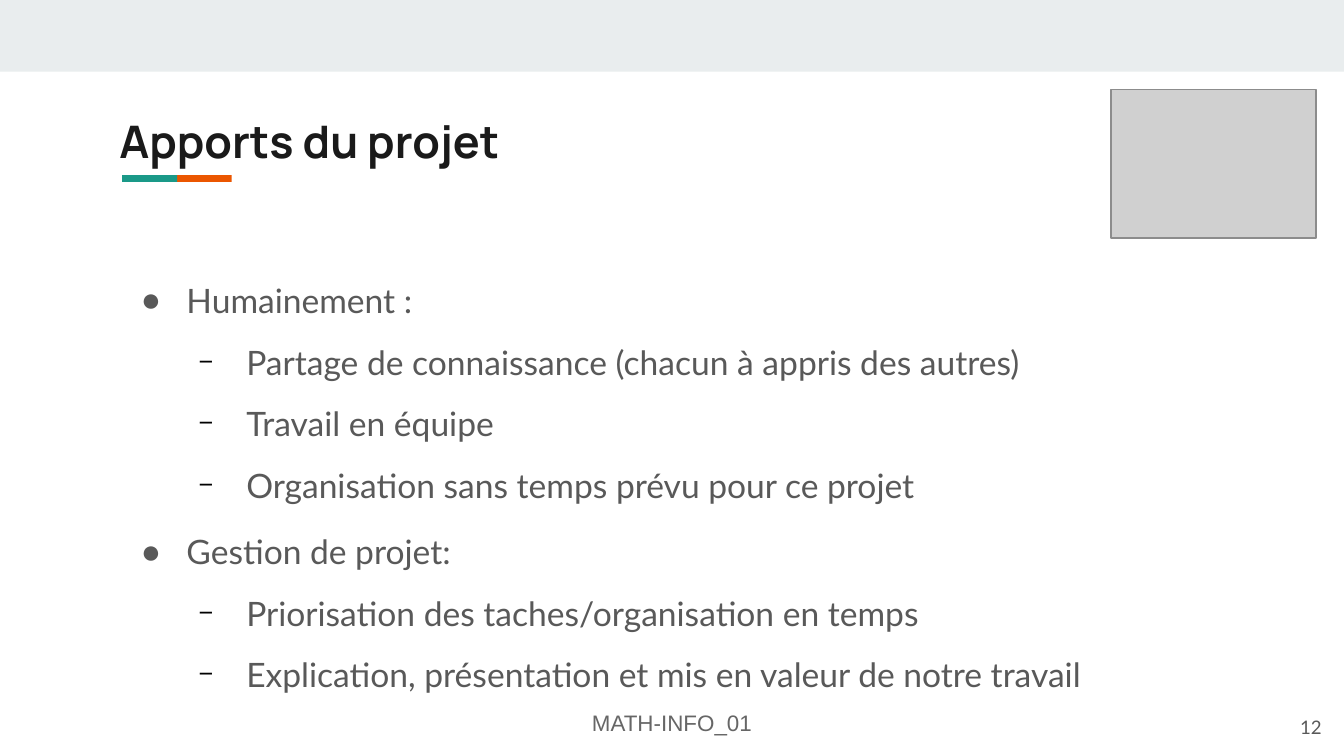
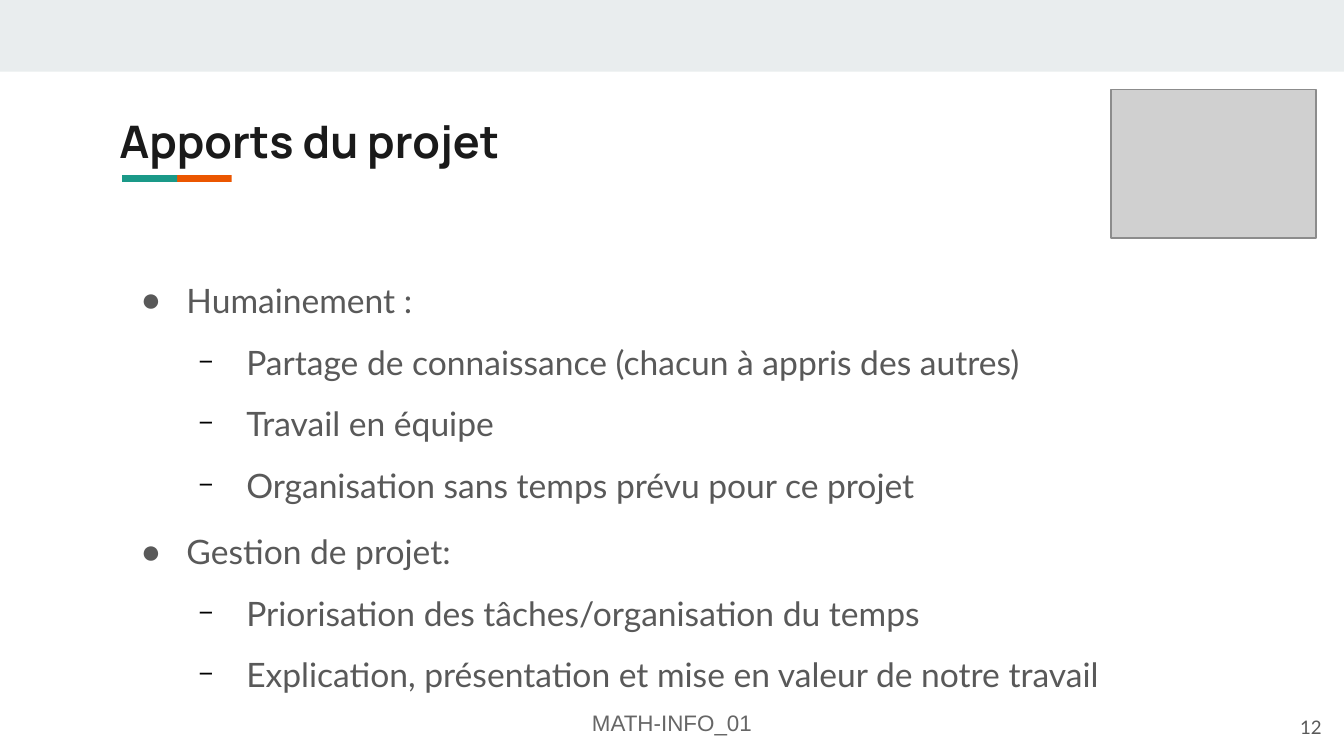
Before and after one commit to FlashOnFire/MirrorVerse, a slide deck: slide 12 of project_managment/pres2/MATH-INFO_01-Présentation-mirror-verse.odp. Drawn at 1344x756 pixels with LibreOffice and Linux fonts; fonts in the diff are those of the drawing; grey boxes stand for pictures. Boxes give left, top, right and bottom in pixels: in the first picture for what was removed or moved away, otherwise in the second. Text is boxed around its words. In the diff, an @@ line names an element or a change of style, - is before the commit and + after.

```diff
--- a/project_managment/pres2/MATH-INFO_01-Présentation-mirror-verse.odp
+++ b/project_managment/pres2/MATH-INFO_01-Présentation-mirror-verse.odp
@@ text at (x1=246, y1=601, x2=1099, y2=693): text changed @@
-  − Priorisation des taches/organisation en temps
-  − Explication, présentation et mis en valeur de notre travail
+  − Priorisation des tâches/organisation du temps
+  − Explication, présentation et mise en valeur de notre travail
```
Also in this commit, not shown: 8 other slides changed, 1 other file.
